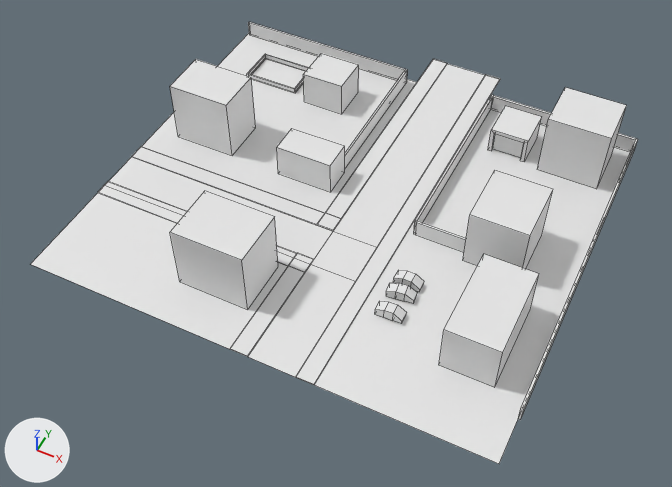
One commit to the FBX model Assets/Resources/Models/Level/Mapikka.fbx: the scene before it, then after it.
Rendered twice from a camera (50 mm lens) standing at (49.9, -92.8, 113.2) and looking at (4.6, -2.1, -0.2). Arrows for +X, +Y and +Z are at lower left; the lights stay in place. Mesh edges are drawn as thin lines. Where no turn or scale is listed for an object, it has been applied to the vertices.

Names of what the first picture shows: 'Building_Sketches', 'Ground', 'Ground.001', 'Sidewalk', 'Walls'.
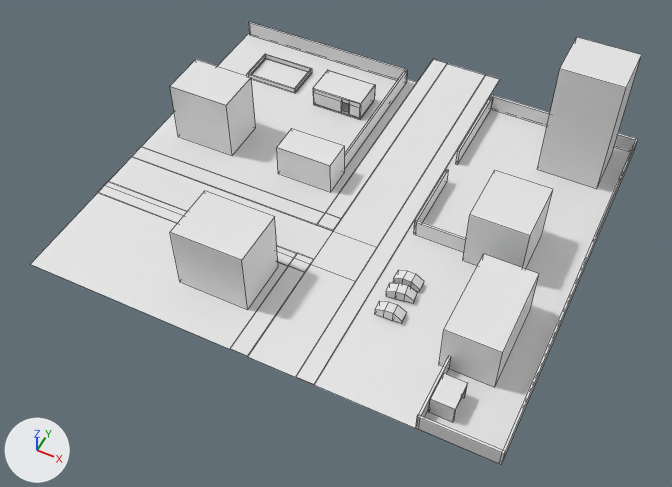
Where the newer file only moved an object's origin or applied its transform, the numbers keep the older frame.

What differs and where, as boxes (x1, y1, x2, y2) in the pictures (672 x 487 px; the box of a moved part takes in the faces that stretch with it):
'Building_Sketches', reshaped (15% taller): before (170, 53, 626, 388); after (170, 37, 641, 422)
'Walls', reshaped (11% taller): before (248, 22, 638, 420); after (248, 22, 638, 465)
'Home', added: after (313, 70, 375, 119)
part 1 of me_plane_006, built on: before (518, 140, 637, 420); after (416, 140, 637, 465)
part 2 of me_plane_006, added: after (415, 97, 492, 223)
part 3 of me_plane, added: after (429, 373, 468, 422)
part 4 of me_plane, deleted: before (488, 106, 541, 162)
part 5 of me_plane, deleted: before (303, 53, 359, 114)
part 6 of me_plane, moved or reshaped: before (537, 87, 626, 189); after (537, 37, 641, 189)

The change, as a diff of the scene's bpy script:
```diff
--- a/Assets/Resources/Models/Level/Mapikka.fbx.py
+++ b/Assets/Resources/Models/Level/Mapikka.fbx.py
@@ me_plane @@
 # used by ob_building_sketches; location = (0.0, 0.0, 0.0)
 # verts and faces of me_plane; kept vertices keep their numbers, new ones are numbered from 88
 # before: 40 (39.1, 29.0, 11.6) at pixel (611, 138), 41 (39.1, 38.3, 11.6) at pixel (626, 105), 42 (28.4, 29.0, 11.6) at pixel (548, 119), 43 (28.4, 38.3, 11.6) at pixel (565, 87)
-me_plane.from_pydata(...)  # 88 vertices, 69 faces; spans x -32.6..39.1, y -20.5..38.3, z 0.0..11.6
+me_plane.from_pydata(...)  # 80 vertices, 63 faces; spans x -32.6..39.1, y -24.8..38.3, z 0.0..22.0
+# me_plane part 3: a new loose piece of 16 vertices spanning x 30.4..34.1, y -24.8..-20.0, z 0.0..3.5
+# me_plane part 4: the loose piece of 16 vertices spanning x 18.9..25.7, y 29.9..37.1, z 0.0..4.9 is deleted
+# me_plane part 5: the loose piece of 8 vertices spanning x -16.7..-8.8, y 27.1..34.2, z 0.0..6.5 is deleted
+# me_plane part 6
+for i in [*range(40, 44)]: verts[i] += (0.0, 0.0, 10.4)
@@ me_plane_006 @@
 # used by ob_walls; location = (0.0, 0.0, 0.0)
-me_plane_006.from_pydata(...)  # 52 vertices, 48 faces; spans x -36.6..42.3, y -20.3..41.2, z 0.0..3.0
+me_plane_006.from_pydata(...)  # 76 vertices, 70 faces; spans x -36.6..42.3, y -28.0..41.2, z 0.0..3.0
+# me_plane_006 part 1: 4 vertices removed from x 41.9..42.3, y -20.3, z 0.0..3.0; 20 vertices added at x 29.8..42.3, y -28.0..-16.7, z 0.0..3.0
+# me_plane_006 part 2: 8 vertices added at x 15.0..15.4, y 19.0..24.0, z 0.0..3.0
@@ me_plane_006_1 @@
+me_plane_006_1.from_pydata(...)  # 64 vertices, 60 faces; spans x -14.79..-5.0, y 27.09..33.21, z 0.0..3.92
@@ ob_home @@
+ob_home = bpy.data.objects.new('Home', me_plane_006_1)
+ob_home.location = (0.0, 0.0, 0.0)
```
